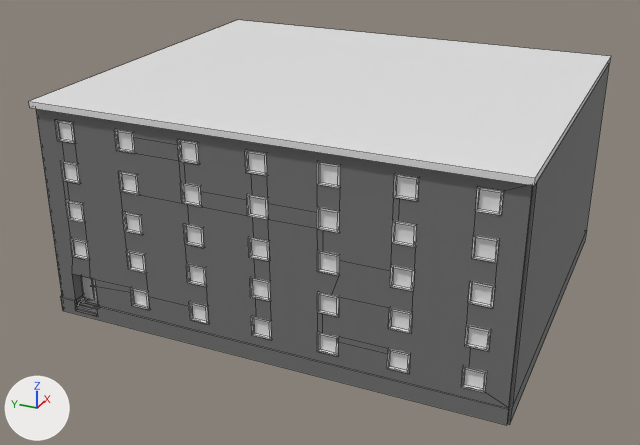
Renders of the FBX model OSB3D/Assets/Prefabs/Import/Buildings/BR30_F05_03.fbx from each side of a commit.
One viewpoint serves both versions: a 50 mm camera at (-92.16, -9.19, 29.75) aimed at (-41.77, 13.49, 4.55). Arrows for +X, +Y and +Z are at lower left; the lights stay in place. Mesh edges are drawn as thin lines. Where no turn or scale is listed for an object, it has been applied to the vertices. Vertices at the same position are counted once.

The older version as bpy lines, for what is in view:
```python
mat_facade_005 = principled_material('Facade.005')
mat_facade_005.base_color = (0.168, 0.168, 0.168)  # grey #727272
mat_facade_005.roughness = 0.701
mat_windowglass_005 = principled_material('WindowGlass.005')
mat_windowglass_005.base_color = (0.8, 0.8, 0.8)  # white #e7e7e7
mat_windowglass_005.roughness = 0.4
me_cube_075 = bpy.data.meshes.new('Cube.075')
me_cube_075.from_pydata(...)  # 1695 vertices, 1394 faces; spans x -12.8..12.8, y -15.0..15.0, z -7.5..6.9
me_cube_075.materials.append(mat_slab_005)  # grey #727272
me_cube_075.materials.append(mat_roof_005)  # white #e7e7e7
me_cube_075.materials.append(mat_facade_005)  # grey #727272
me_cube_075.materials.append(mat_frame_005)  # white #e7e7e7
me_cube_075.materials.append(mat_doorpanel_005)  # white #e7e7e7
me_cube_075.materials.append(mat_door_005)  # white #e7e7e7
me_cube_075.materials.append(mat_doorknob_005)  # yellow #e7b43d
me_cube_075.materials.append(mat_windowglass_005)  # white #e7e7e7
me_cube_075.materials.append(mat_stair_005)  # grey #727272
ob_br30_f05_03 = bpy.data.objects.new('BR30_F05_03', me_cube_075)
ob_br30_f05_03.location = (-40.0, 12.5, 7.5)
```
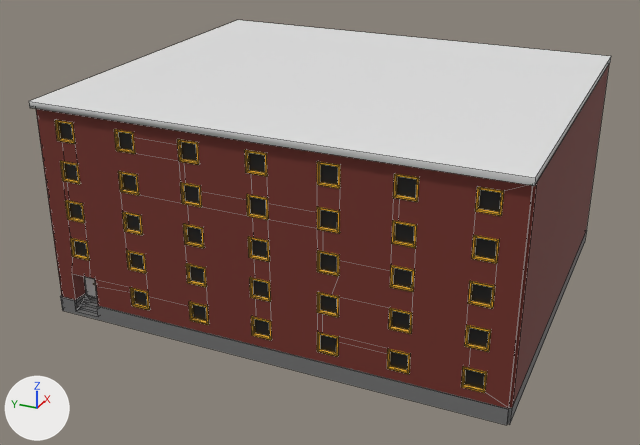
Changed parts and their boxes [x1, y1, x2, y2] in the pictures (640 x 445 px):
```json
{"object": "BR30_F05_03", "change": "recoloured, reshaped", "before": [29, 20, 611, 425], "after": [29, 20, 611, 425]}
{"part": 1, "of": "me_cube_075", "change": "added", "after": [84, 277, 97, 299]}
{"part": 2, "of": "me_cube_075", "change": "cut back", "before": [61, 230, 587, 425], "after": [61, 230, 587, 425]}
{"part": 3, "of": "me_cube_075", "change": "recoloured", "before": [55, 120, 504, 393], "after": [55, 120, 504, 393]}
```

Scene script edits in JSON lines:
```json
{"op": "set", "path": "mat_facade_005.base_color", "old": "(0.168, 0.168, 0.168)", "new": "(0.168, 0.0275, 0.0189)", "note": "grey #727272 -> dark red #722e25"}
{"op": "set", "path": "mat_windowglass_005.base_color", "old": "(0.8, 0.8, 0.8)", "new": "(0.00655, 0.00655, 0.00655)", "note": "white #e7e7e7 -> black #131313"}
{"op": "add", "block": "mat_windowframe_005", "code": ["mat_windowframe_005 = principled_material('WindowFrame.005')", "mat_windowframe_005.base_color = (0.8, 0.401, 0.0105)  # yellow #e7aa1a"]}
{"block": "me_cube_075", "where": "# used by ob_br30_f05_03; location = (-40.0, 12.5, 7.5)"}
{"op": "remove", "block": "me_cube_075", "code": "me_cube_075.from_pydata(...)  # 1695 vertices, 1394 faces; spans x -12.8..12.8, y -15.0..15.0, z -7.5..6.9"}
{"op": "add", "block": "me_cube_075", "code": "me_cube_075.from_pydata(...)  # 1672 vertices, 1360 faces; spans x -12.8..12.8, y -15.0..15.0, z -7.5..6.9"}
{"block": "me_cube_075", "change": "me_cube_075 part 1: a new loose piece of 34 vertices spanning x -11.3, y 12.0..13.8, z -7.2..-4.5, in mat_door_005 (white #e7e7e7)"}
{"block": "me_cube_075", "change": "me_cube_075 part 2"}
{"block": "me_cube_075", "change": "65 vertices are removed from x -12.5..-11.4, y 12.0..13.8, z -7.2..-4.5"}
{"block": "me_cube_075", "change": "71 faces are deleted"}
{"block": "me_cube_075", "change": "8 vertices in x -11.5..-11.4, y 12.0..13.8, z -6.7..-4.5 move by (0.3, 0.0, 0.0)"}
{"block": "me_cube_075", "change": "3 vertices move from x -12.3..-11.6, y 12.0..13.8, z -6.8..-6.7 to x -12.3..-11.6, y 12.0..13.8, z -7.3..-6.7"}
{"block": "me_cube_075", "change": "8 vertices are added at x -12.5..-11.1, y 12.0..13.8, z -7.3..-6.7"}
{"block": "me_cube_075", "change": "13 new faces join them, mat_slab_005 (grey #727272)"}
{"block": "me_cube_075", "change": "me_cube_075 part 3: 1104 faces spanning x -12.4..12.4, y -13.5..13.5, z -5.9..5.9 switch from mat_frame_005 (white #e7e7e7) to mat_windowframe_005 (yellow #e7aa1a)"}
{"op": "remove", "block": "me_cube_075", "code": "me_cube_075.materials.append(mat_doorpanel_005)  # white #e7e7e7"}
{"op": "remove", "block": "me_cube_075", "code": "me_cube_075.materials.append(mat_stair_005)  # grey #727272"}
```
